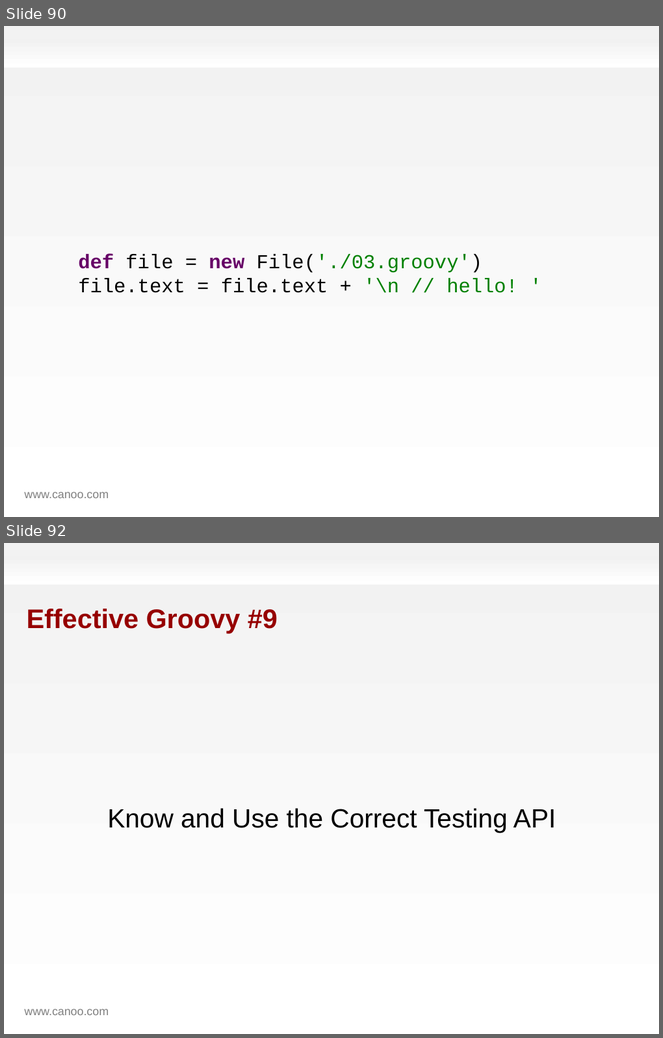
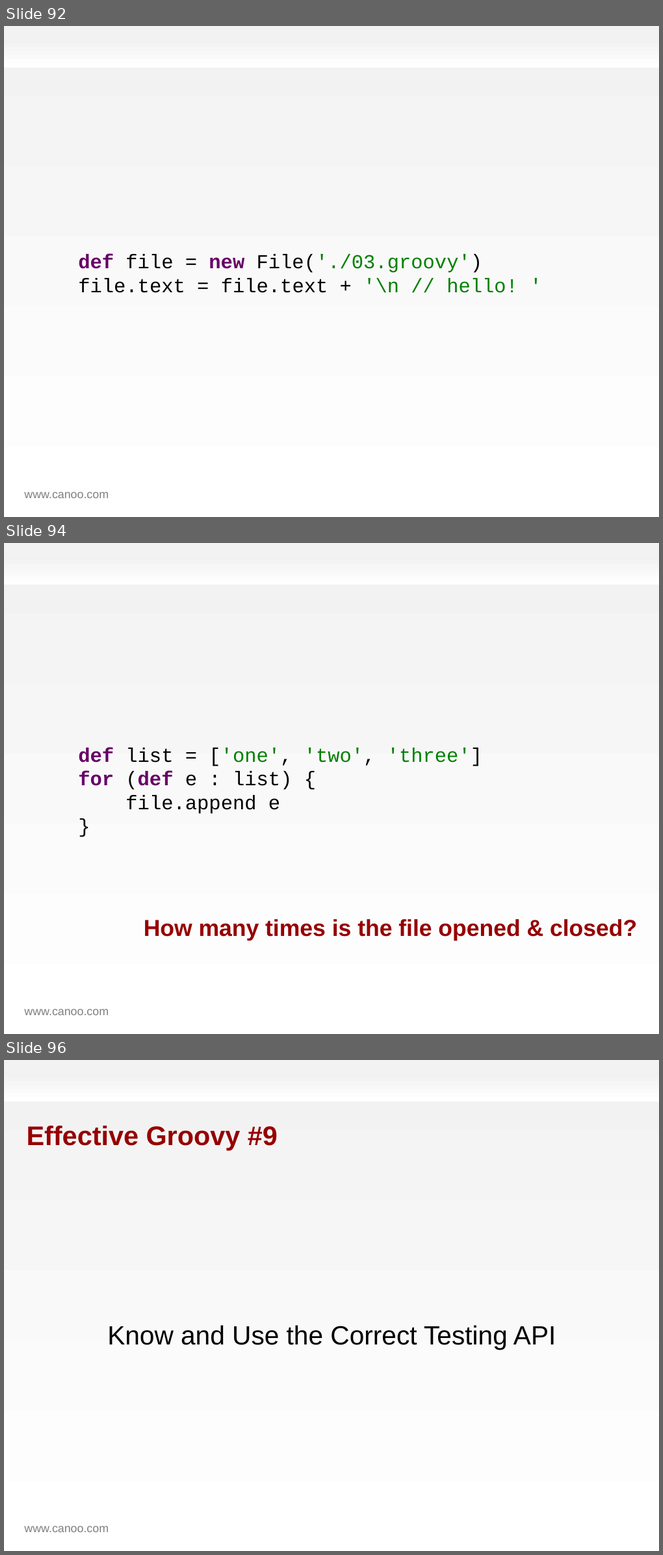
Before and after one commit to HamletDRC/presentations, a slide deck: effectivegroovy/effectivegroovy.odp. Shown one above the other, each under a label of ours: slides 90 and 92 before the commit, slides 92, 94 and 96 after it; the slides between them are not shown. The pictures are 663x1038 and 663x1555 pixels, drawn with LibreOffice and Linux fonts; fonts in the diff are those of the drawing; background and template pictures are left out. Boxes give left, top, right and bottom in pixels: in the first picture for what was removed or moved away, otherwise in the second. Text is boxed around its words. In the diff, an @@ line names an element or a change of style, - is before the commit and + after.

```diff
--- a/effectivegroovy/effectivegroovy.odp
+++ b/effectivegroovy/effectivegroovy.odp
@@ slide 94 added at (4,543,659,1034), background gradient #F2F2F2 to #FFFFFF; not listed: 2 template elements that a slide beside it also shows @@
@@ text added at (78,748,482,814), 24 pt, text #000000 @@
+def list = ['one', 'two', 'three']
+for (def e : list) {
+file.append e
+}
@@ title added at (144,919,637,941), 28 pt, text #960000, bold @@
+How many times is the file opened & closed?
@@ what was slide 90 is now slide 92 @@
@@ what was slide 92 is now slide 96 @@
```
Also in this commit, not shown: 1 slide changed, 3 other slides added, 1 other file.
